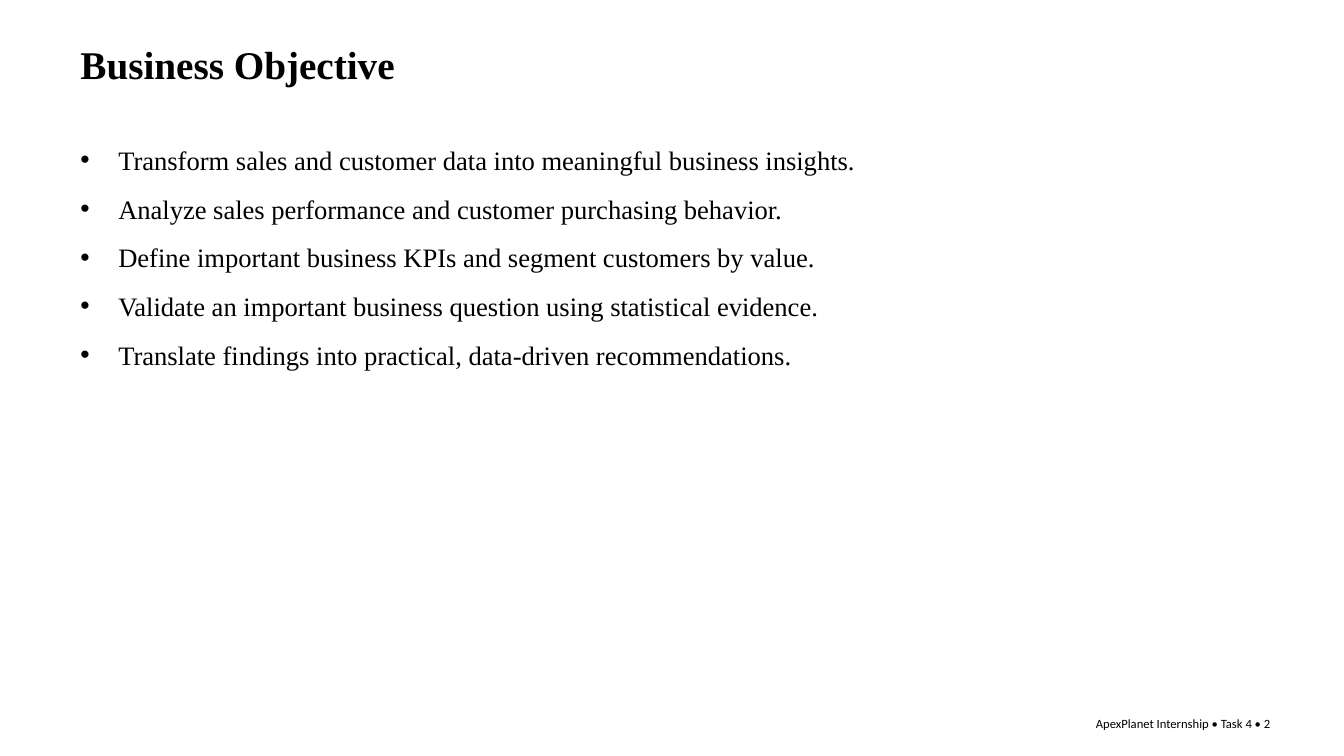
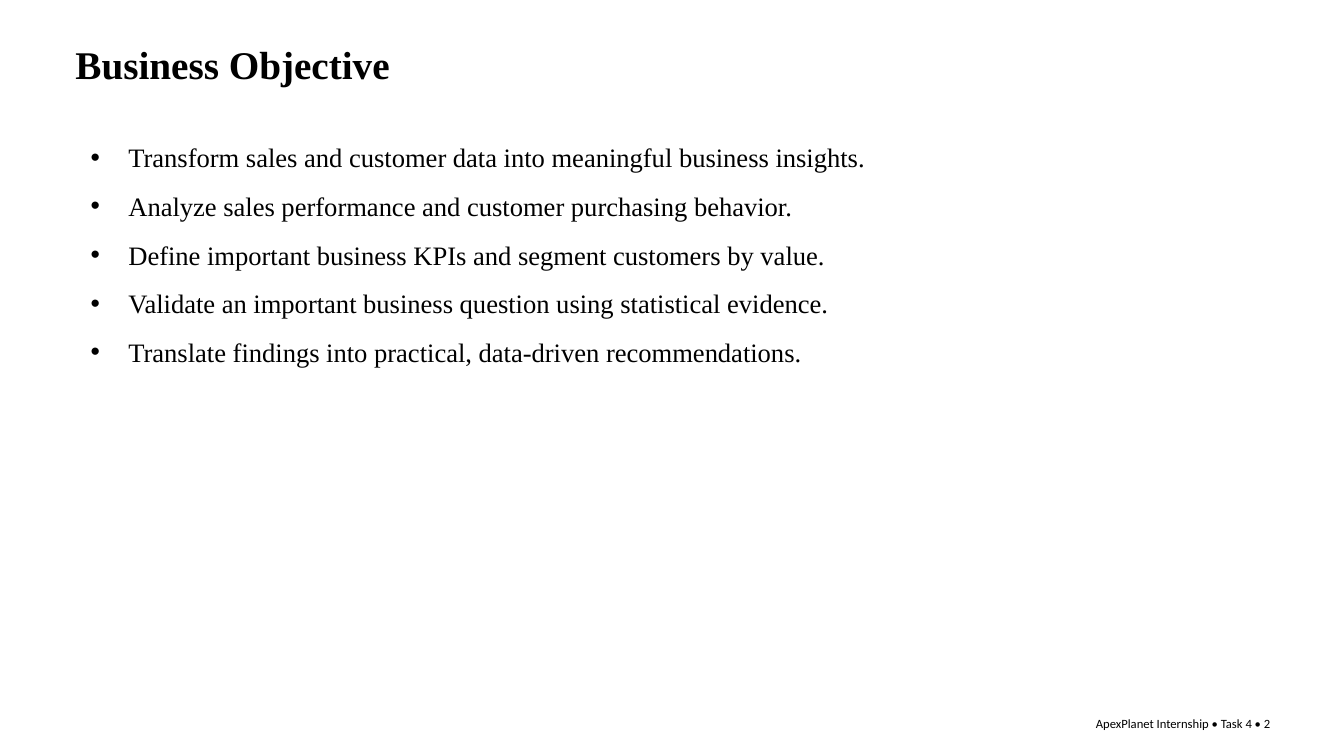
Before and after one commit to Supriya-2604/SupriyaEnjam-DataAnalyst-Internship-Portfolio, a slide deck: slide 2 of presentation/Final_Presentation.pptx. Drawn at 1344x756 pixels with LibreOffice and Linux fonts; fonts in the diff are those of the drawing. Boxes give left, top, right and bottom in pixels: in the first picture for what was removed or moved away, otherwise in the second. Text is boxed around its words. In the diff, an @@ line names an element or a change of style, - is before the commit and + after.

```diff
--- a/presentation/Final_Presentation.pptx
+++ b/presentation/Final_Presentation.pptx
@@ text "Business Objective": place and size @@
-text "Business Objective" at (80, 51, 395, 87)
+text "Business Objective" at (75, 51, 390, 87)
@@ text "Transform sales and customer data ...": place and size @@
-text "Transform sales and customer data ..." at (118, 151, 854, 370)
+text "Transform sales and customer data ..." at (128, 148, 865, 368)
```
Also in this commit, not shown: 11 other slides changed.
